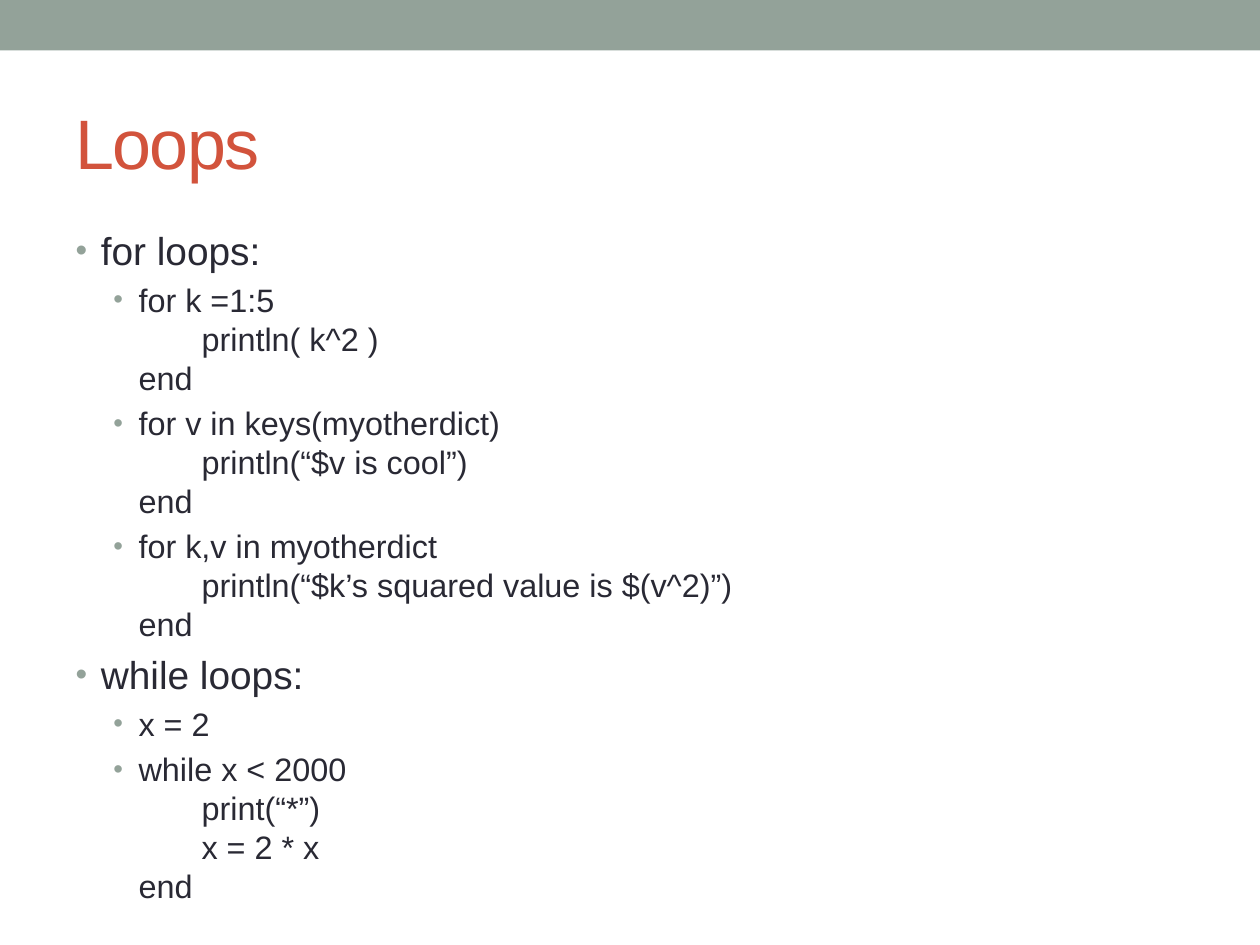
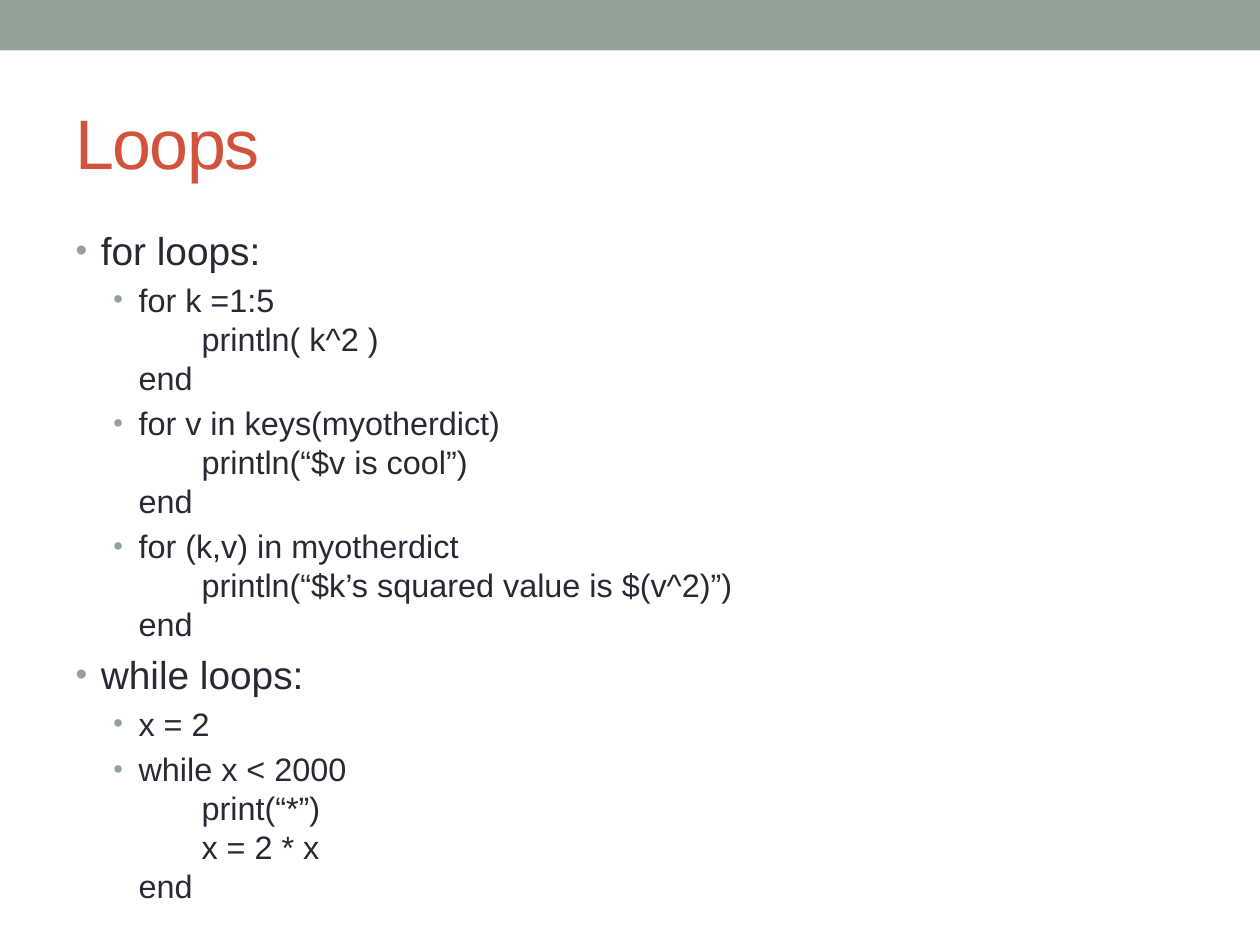
Before and after one commit to IainNZ/ORSoftwareTools2014, a slide deck: slide 18 of Modelling/LPModeling.pptx. Drawn at 1260x945 pixels with LibreOffice and Linux fonts; fonts in the diff are those of the drawing. Boxes give left, top, right and bottom in pixels: in the first picture for what was removed or moved away, otherwise in the second. Text is boxed around its words. In the diff, an @@ line names an element or a change of style, - is before the commit and + after.

```diff
--- a/Modelling/LPModeling.pptx
+++ b/Modelling/LPModeling.pptx
@@ text at bbox=[139, 534, 732, 637]: text changed @@
-  • for k,v in myotherdict
-    println(“$k’s squared value is $(v^2)”)
-    end
+  • for (k,v) in myotherdict
+    println(“$k’s squared value is $(v^2)”)
+    end
```
Also in this commit, not shown: 6 other slides changed.
